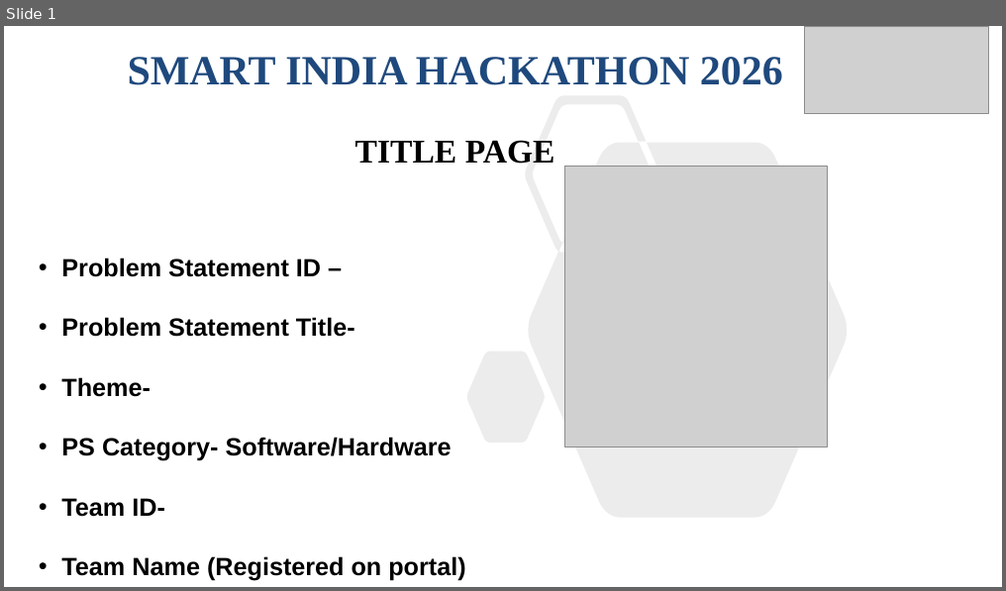
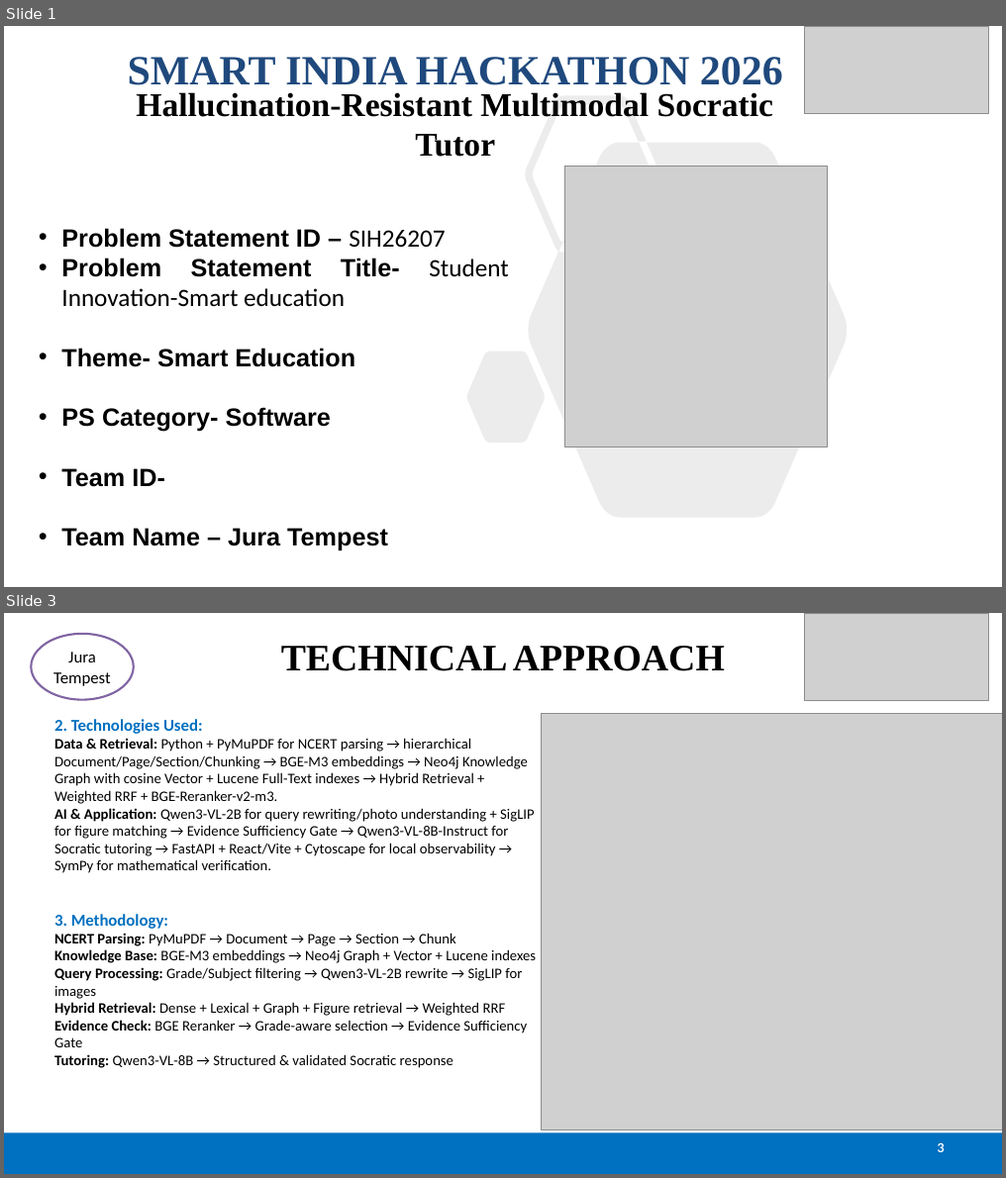
Before and after one commit to Nnik345/sih-stem-rag, a slide deck: SIH2026 PPT.pptx. Shown one above the other, each under a label of ours: slide 1 before the commit, slides 1 and 3 after it; the slides between them are not shown. The pictures are 1006x591 and 1006x1178 pixels, drawn with LibreOffice and Linux fonts; fonts in the diff are those of the drawing; grey boxes stand for pictures. Boxes give left, top, right and bottom in pixels: in the first picture for what was removed or moved away, otherwise in the second. Text is boxed around its words. In the diff, an @@ line names an element or a change of style, - is before the commit and + after.

```diff
--- a/SIH2026 PPT.pptx
+++ b/SIH2026 PPT.pptx
@@ slide 3 added at [4, 613, 1002, 1174], background #FFFFFF @@
@@ ellipse added at [31, 634, 134, 700], fill #FFFFFF, outline #8064A2 2 pt, 16 pt, text #000000 @@
+Jura Tempest
@@ picture added at [805, 613, 989, 700] @@
@@ title added at [281, 646, 725, 671], 36 pt, text #000000, bold @@
+TECHNICAL APPROACH
@@ text added at [54, 719, 536, 1068], 14 pt, text #000000 @@
+2. Technologies Used:
+Data & Retrieval: Python + PyMuPDF for NCERT parsing → hierarchical Document/Page/Section/Chunking → BGE-M3 embeddings → Neo4j Knowledge Graph with cosine Vector + Lucene Full-Text indexes → Hybrid Retrieval + Weighted RRF + BGE-Reranker-v2-m3.
+AI & Application: Qwen3-VL-2B for query rewriting/photo understanding + SigLIP for figure matching → Evidence Sufficiency Gate → Qwen3-VL-8B-Instruct for Socratic tutoring → FastAPI + React/Vite + Cytoscape for local observability → SymPy for mathematical verification.
+3. Methodology:
+NCERT Parsing: PyMuPDF → Document → Page → Section → Chunk
+Knowledge Base: BGE-M3 embeddings → Neo4j Graph + Vector + Lucene indexes
+Query Processing: Grade/Subject filtering → Qwen3-VL-2B rewrite → SigLIP for images
+Hybrid Retrieval: Dense + Lexical + Graph + Figure retrieval → Weighted RRF
+Evidence Check: BGE Reranker → Grade-aware selection → Evidence Sufficiency Gate
+Tutoring: Qwen3-VL-8B → Structured & validated Socratic response
@@ picture added at [542, 714, 1002, 1131] @@
@@ rectangle added at [4, 1134, 1002, 1174], fill #0070C0 @@
@@ page number added at [938, 1144, 944, 1153], 12 pt, text #FFFFFF, bold @@
+3
@@ slide 1 changed as well @@
@@ subtitle at [136, 92, 774, 157]: text changed @@
-TITLE PAGE
+Hallucination-Resistant Multimodal Socratic Tutor
@@ text at [61, 228, 508, 432]: text changed @@
-• Problem Statement ID –
-• Problem Statement Title-
-• Theme-
-• PS Category- Software/Hardware
+• Problem Statement ID – SIH26207
+• Problem Statement Title- Student Innovation-Smart education
+• Theme- Smart Education
+• PS Category- Software
@@ text at [61, 528, 388, 552]: text changed @@
-• Team Name (Registered on portal)
+• Team Name – Jura Tempest
```
Also in this commit, not shown: 2 other slides changed, 2 other slides added, 4 slides removed.
